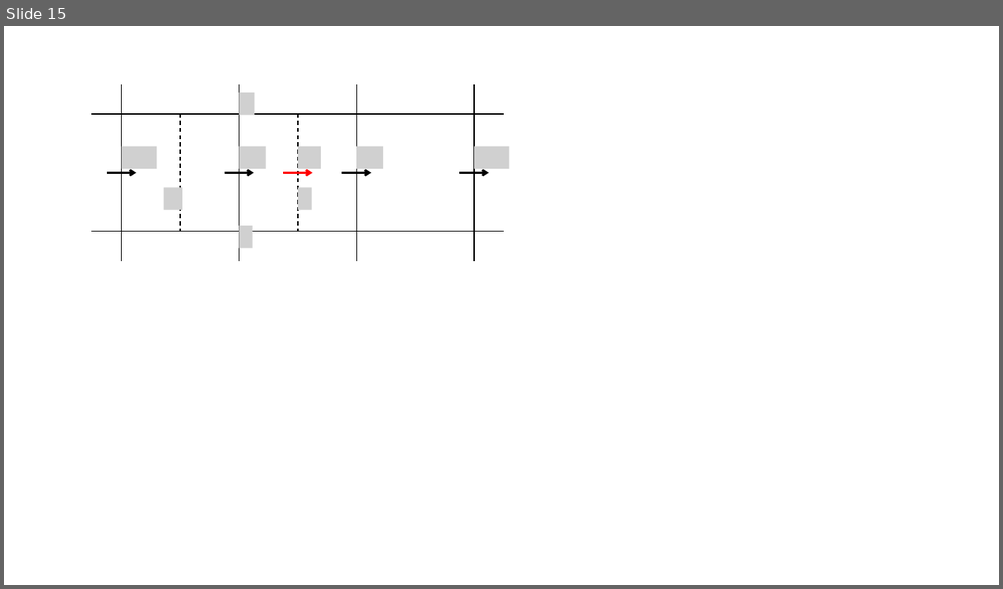
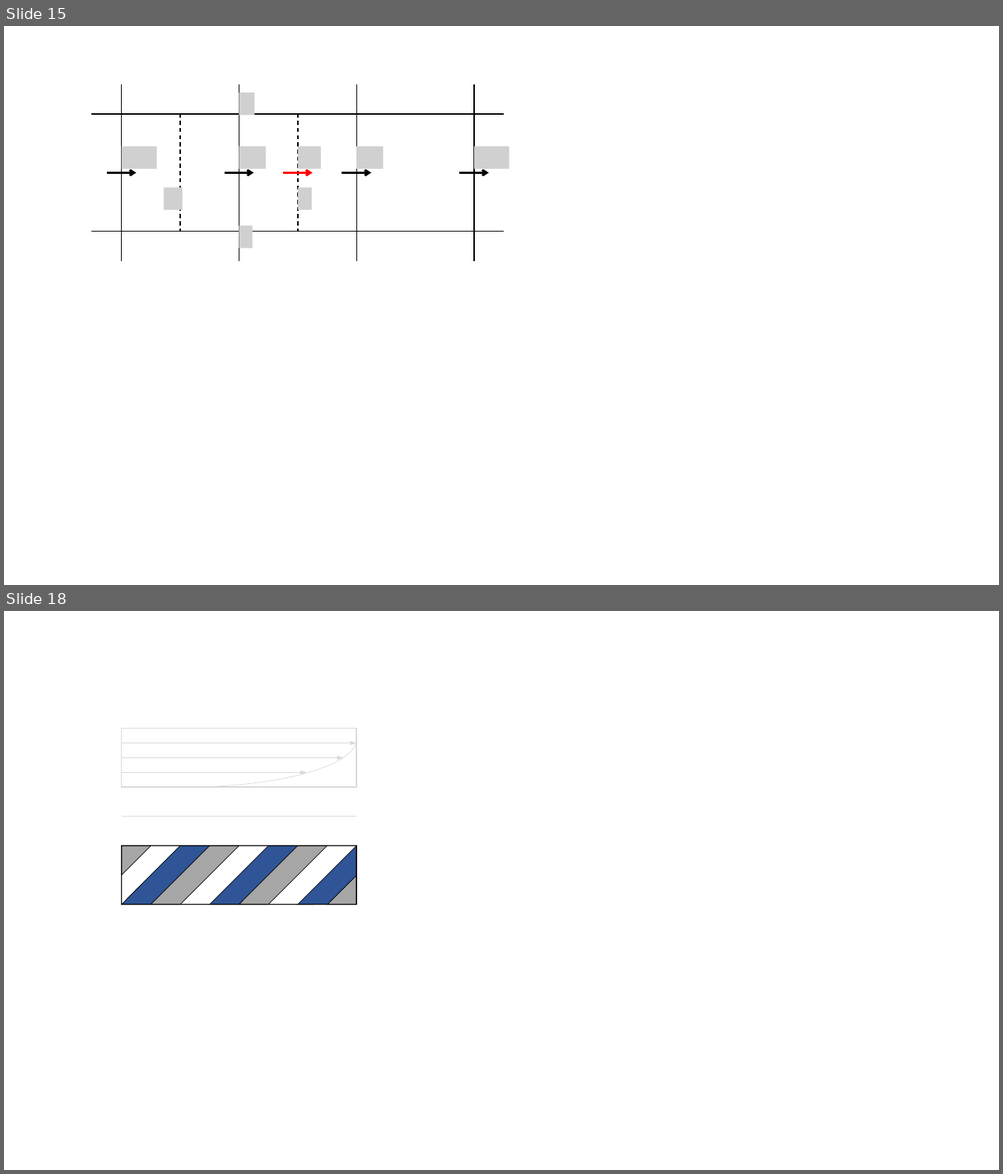
Before and after one commit to AndreaVescovini/Thesis, a slide deck: img/celle.pptx. Shown one above the other, each under a label of ours: slide 15 before the commit, slides 15 and 18 after it; the slides between them are not shown. The pictures are 1003x589 and 1003x1174 pixels, drawn with LibreOffice and Linux fonts; fonts in the diff are those of the drawing; grey boxes stand for pictures. Boxes give left, top, right and bottom in pixels: in the first picture for what was removed or moved away, otherwise in the second. Text is boxed around its words. In the diff, an @@ line names an element or a change of style, - is before the commit and + after.

```diff
--- a/img/celle.pptx
+++ b/img/celle.pptx
@@ slide 18 added at [4,611,999,1170], background #FFFFFF @@
@@ arc (boxed as its full ellipse) added at [15,692,357,788], outline #D9D9D9 0.5 pt @@
@@ rectangle added at [121,728,356,787], fill #FFFFFF, outline #D9D9D9 1 pt @@
@@ arrow added from (121, 743) to (356, 743), #D9D9D9 0.5 pt @@
@@ arrow added from (121, 758) to (344, 758), #D9D9D9 0.5 pt @@
@@ arrow added from (121, 773) to (307, 773), #D9D9D9 0.5 pt @@
@@ line added from (121, 817) to (356, 817), #D9D9D9 1 pt @@
@@ parallelogram added at [121,846,209,905], fill #2F5597, outline #000000 0.5 pt @@
@@ right triangle added at [121,846,151,875], fill #A6A6A6, outline #000000 0.5 pt @@
@@ rectangle added at [121,846,356,905], outline #000000 1 pt @@
@@ parallelogram added at [151,846,239,905], fill #A6A6A6, outline #000000 0.5 pt @@
@@ parallelogram added at [210,846,298,905], fill #2F5597, outline #000000 0.5 pt @@
@@ parallelogram added at [239,846,327,905], fill #A6A6A6, outline #000000 0.5 pt @@
@@ trapezoid added at [298,846,371,920], fill #2F5597, outline #000000 0.5 pt @@
@@ right triangle added at [327,875,356,904], fill #A6A6A6, outline #000000 0.5 pt @@
@@ line added from (356, 875) to (327, 905), #000000 0.5 pt @@
```
Also in this commit, not shown: 3 other slides added, 7 other files.
